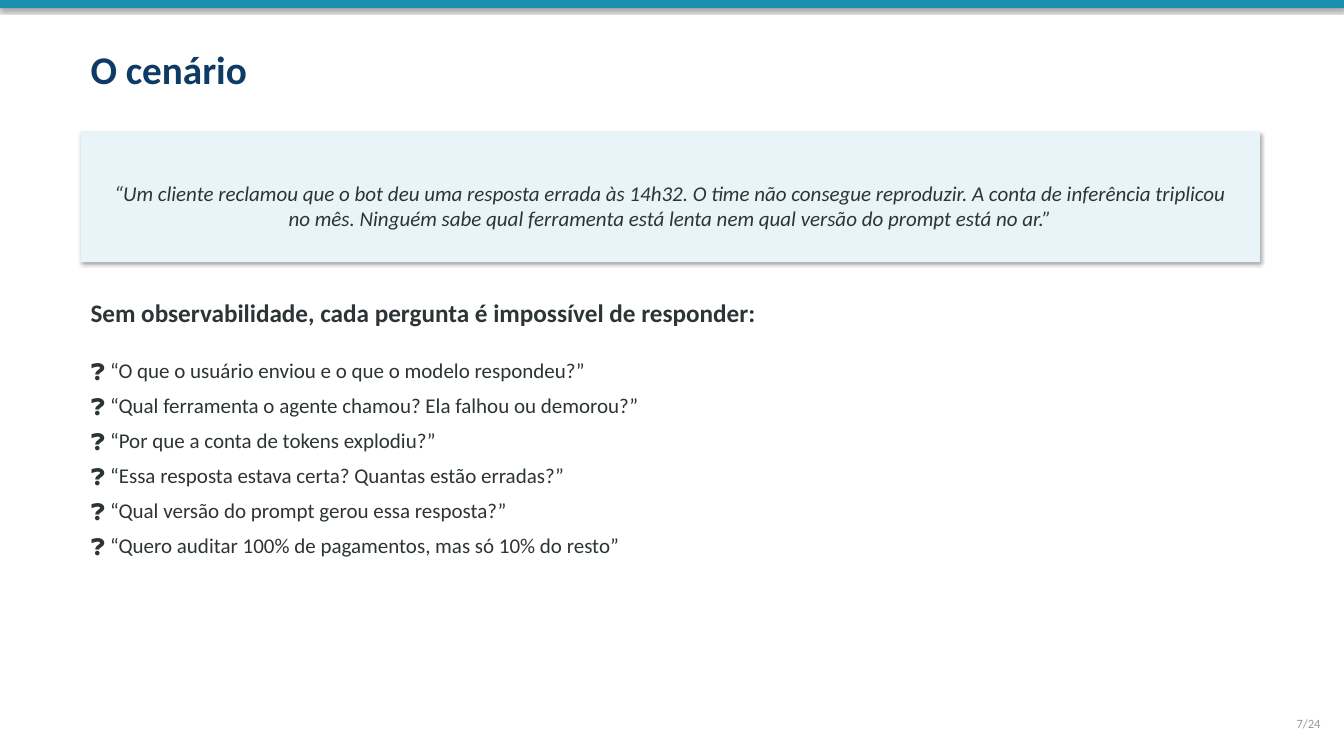
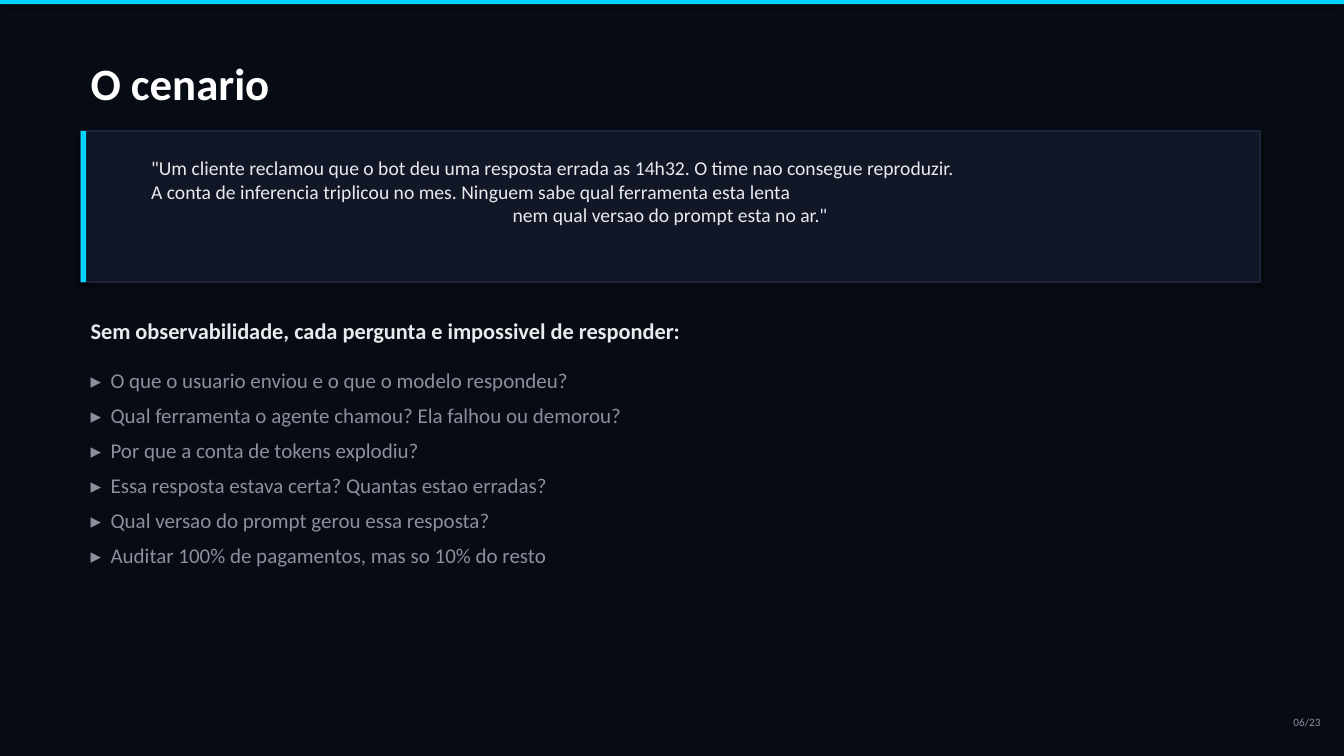
Before and after one commit to marcos2872/ia-observability, a slide deck: slide 6 of docs/workshop-observabilidade-ia.pptx (slide 7 before the commit). Drawn at 1344x756 pixels with LibreOffice and Linux fonts; fonts in the diff are those of the drawing. Boxes give left, top, right and bottom in pixels: in the first picture for what was removed or moved away, otherwise in the second. Text is boxed around its words. In the diff, an @@ line names an element or a change of style, - is before the commit and + after.

Commit message:
feat: redesign PPTX with futuristic dark theme and cover image
- Full-bleed cover image (Gemini_Generated_Image) with dark overlay
- Neon cyber palette: cyan, purple, mint, pink on deep navy bg
- Dark cards with left accent bars (glassmorphism-inspired)
- Section slides with large numbers and decorative lines
- 23 slides total (roteiro slide removed)
- All content slides: dark background, code blocks in monospace,
  tables with alternating dark rows, numbered steps
- Script refactored with helpers: _card, _section_number, _alpha (XML transparency)

```diff
--- a/docs/workshop-observabilidade-ia.pptx
+++ b/docs/workshop-observabilidade-ia.pptx
@@ background #FFFFFF to #070B14 @@
@@ rectangle: place and size @@
-rectangle at bbox=[0, 0, 1344, 8]
+rectangle at bbox=[0, 0, 1344, 4]
@@ rectangle at bbox=[0, 0, 1344, 4]: fill #1A8FAD to #00D4FF @@
@@ text at bbox=[91, 68, 269, 101]: text changed; size 28 to 32 pt; text colour #0D3B66 to #FFFFFF @@
-O cenário
+O cenario
@@ rectangle added at bbox=[81, 131, 1260, 282], fill #121728, outline #1E243A 1 pt @@
@@ rectangle added at bbox=[81, 131, 87, 282], fill #00D4FF @@
@@ text ""Um cliente reclamou que o ...": place and size @@
-text ""Um cliente reclamou que o ..." at bbox=[81, 131, 1260, 262]
+text ""Um cliente reclamou que o ..." at bbox=[151, 161, 953, 225]
@@ text ""Um cliente reclamou que o ..." at bbox=[151, 161, 953, 225]: vertical alignment middle to top; fill #E8F4F8 to none; shadow off @@
@@ text at bbox=[151, 161, 953, 225]: text changed; size 15 to 14 pt; text colour #2D3436 to #E8EAED; italic off @@
-“Um cliente reclamou que o bot deu uma resposta errada às 14h32. O time não consegue reproduzir. A conta de inferência triplicou no mês. Ninguém sabe qual ferramenta está lenta nem qual versão do prompt está no ar.”
+"Um cliente reclamou que o bot deu uma resposta errada as 14h32. O time nao consegue reproduzir.
+A conta de inferencia triplicou no mes. Ninguem sabe qual ferramenta esta lenta
+nem qual versao do prompt esta no ar."
@@ text at bbox=[91, 323, 680, 343]: text changed; size 18 to 16 pt; text colour #2D3436 to #E8EAED @@
-Sem observabilidade, cada pergunta é impossível de responder:
+Sem observabilidade, cada pergunta e impossivel de responder:
@@ text at bbox=[111, 373, 621, 567]: text changed; text colour #2D3436 to #8B8F9E @@
-❓ “O que o usuário enviou e o que o modelo respondeu?”
-❓ “Qual ferramenta o agente chamou? Ela falhou ou demorou?”
-❓ “Por que a conta de tokens explodiu?”
-❓ “Essa resposta estava certa? Quantas estão erradas?”
-❓ “Qual versão do prompt gerou essa resposta?”
-❓ “Quero auditar 100% de pagamentos, mas só 10% do resto”
+▸ O que o usuario enviou e o que o modelo respondeu?
+▸ Qual ferramenta o agente chamou? Ela falhou ou demorou?
+▸ Por que a conta de tokens explodiu?
+▸ Essa resposta estava certa? Quantas estao erradas?
+▸ Qual versao do prompt gerou essa resposta?
+▸ Auditar 100% de pagamentos, mas so 10% do resto
@@ text at bbox=[1293, 718, 1320, 726]: text changed; size 9 to 8 pt; text colour #999999 to #8B8F9E @@
-7/24
+06/23
```
Also in this commit, not shown: 20 other slides changed, 2 slides added, 3 slides removed, 1 other file.
